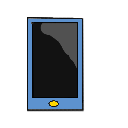
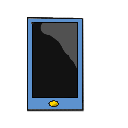
Layers edited between the first and the second w=128, h=128 image:
painted on "Calque de dessin 1" over [33, 23, 77, 107]